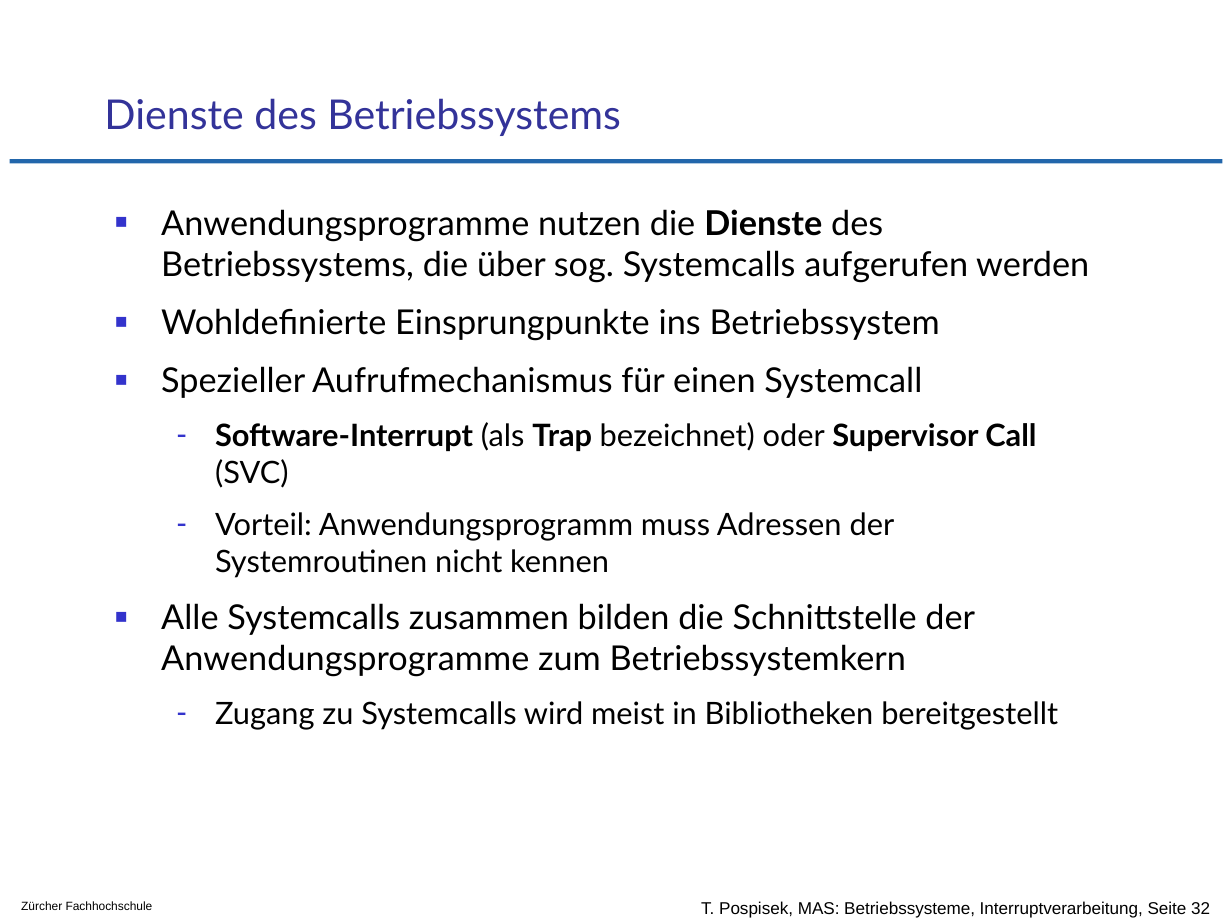
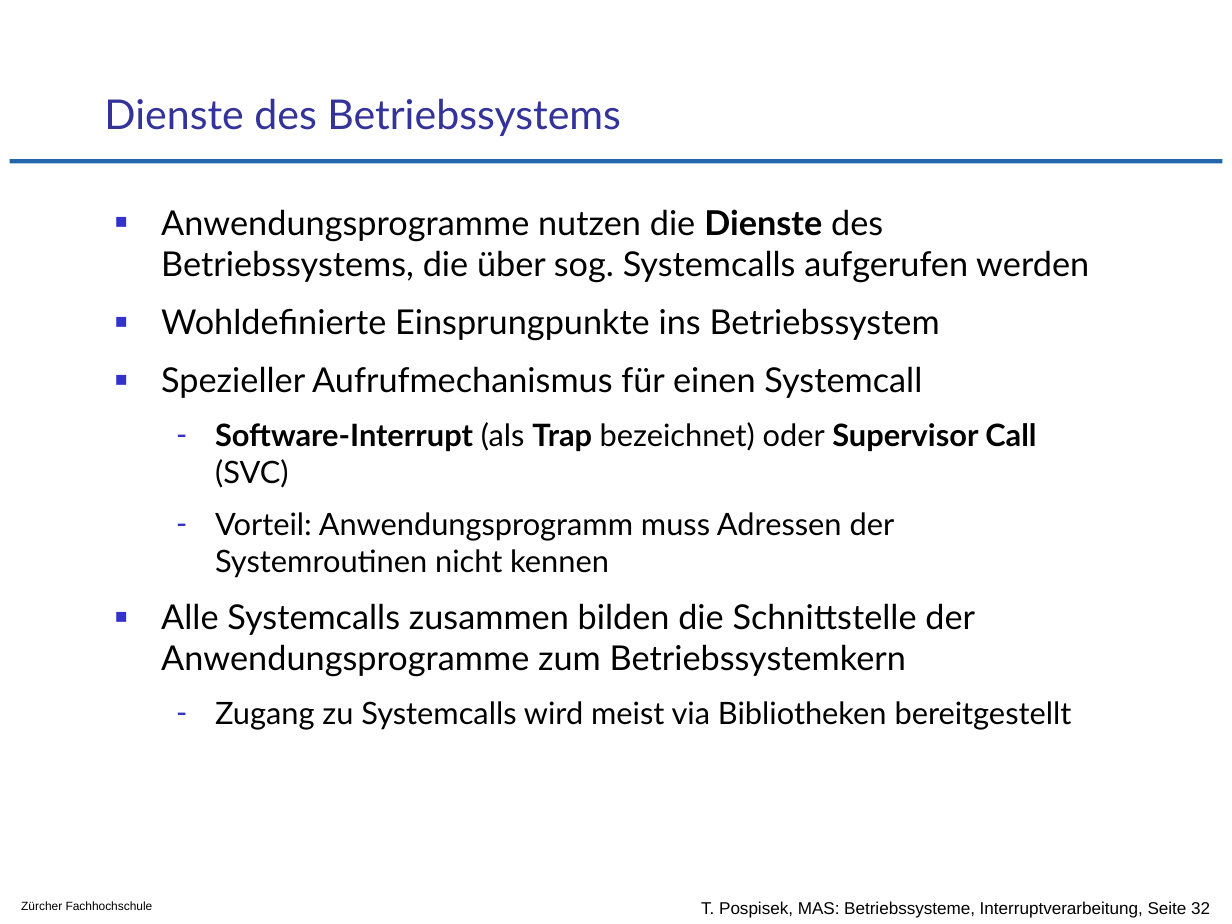
Before and after one commit to tpo/betriebssysteme, a slide deck: slide 32 of 04-3_Interruptverarbeitung_in_Betriebssystemen.odp. Drawn at 1232x924 pixels with LibreOffice and Linux fonts; fonts in the diff are those of the drawing; background and template pictures are left out. Boxes give left, top, right and bottom in pixels: in the first picture for what was removed or moved away, otherwise in the second. Text is boxed around its words. In the diff, an @@ line names an element or a change of style, - is before the commit and + after.

Commit message:
divere Änderungen
S.35 - Text leicht verbessert

```diff
--- a/04-3_Interruptverarbeitung_in_Betriebssystemen.odp
+++ b/04-3_Interruptverarbeitung_in_Betriebssystemen.odp
@@ text at (215, 701, 1072, 730): text changed @@
-  – Zugang zu Systemcalls wird meist in Bibliotheken bereitgestellt
+  – Zugang zu Systemcalls wird meist via Bibliotheken bereitgestellt
```
Also in this commit, not shown: 1 other slide changed.
